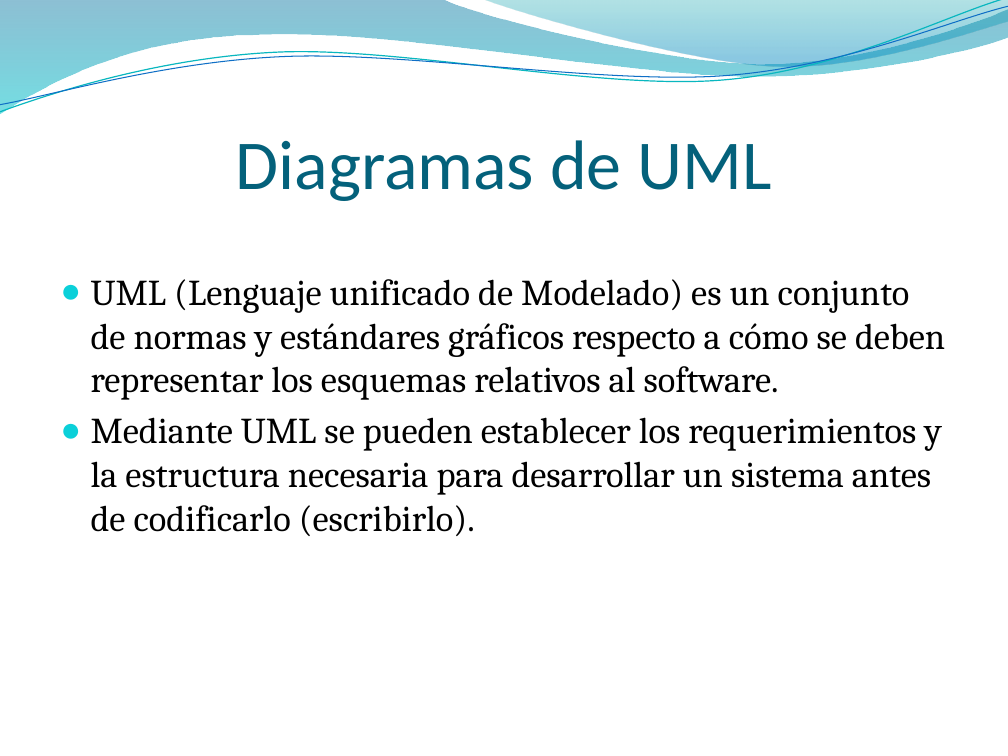
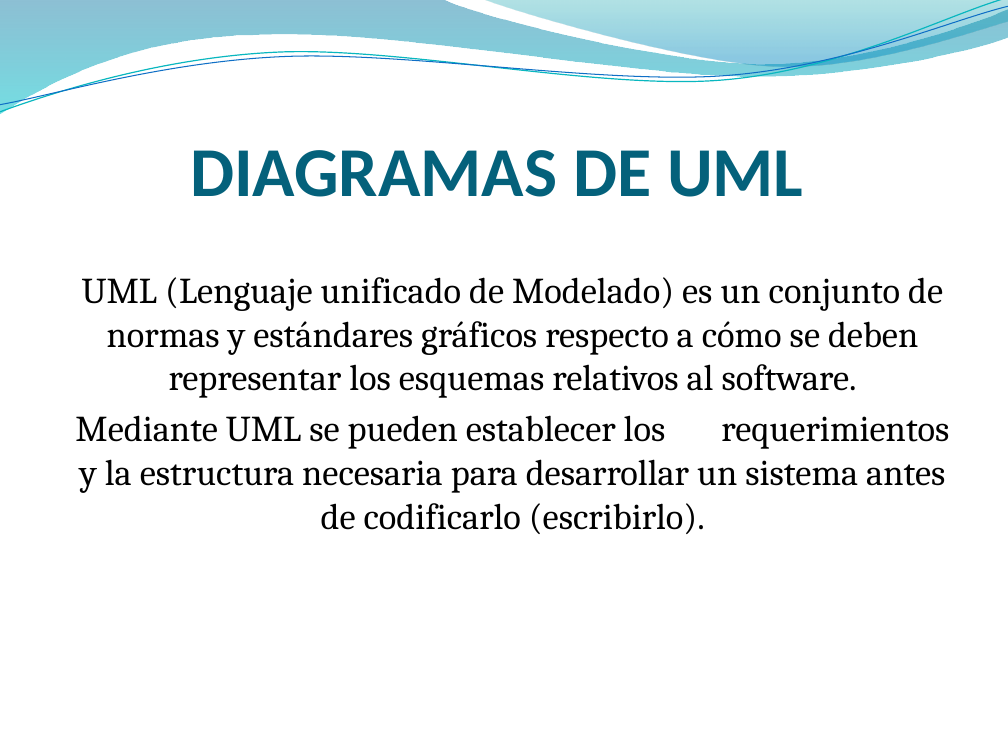
Before and after one commit to francben/proyectoDeliberyApp, a slide deck: slide 26 of Para Presentacion final.pptx. Drawn at 1008x756 pixels with LibreOffice and Linux fonts; fonts in the diff are those of the drawing; background and template pictures are left out. Boxes give left, top, right and bottom in pixels: in the first picture for what was removed or moved away, otherwise in the second. Text is boxed around its words. In the diff, an @@ line names an element or a change of style, - is before the commit and + after.

```diff
--- a/Para Presentacion final.pptx
+++ b/Para Presentacion final.pptx
@@ title at (190, 150, 803, 197): text changed; bold on @@
-Diagramas de UML
+DIAGRAMAS DE UML
@@ text "UML (Lenguaje unificado de Modelado) ...": place and size @@
-text "UML (Lenguaje unificado de Modelado) ..." at (91, 279, 945, 536)
+text "UML (Lenguaje unificado de Modelado) ..." at (75, 277, 949, 534)
@@ text "UML (Lenguaje unificado de Modelado) ..." at (75, 277, 949, 534): alignment left to centre; bullet ● to none @@
```
Also in this commit, not shown: 20 other slides changed, 13 slides added, 13 slides removed.
